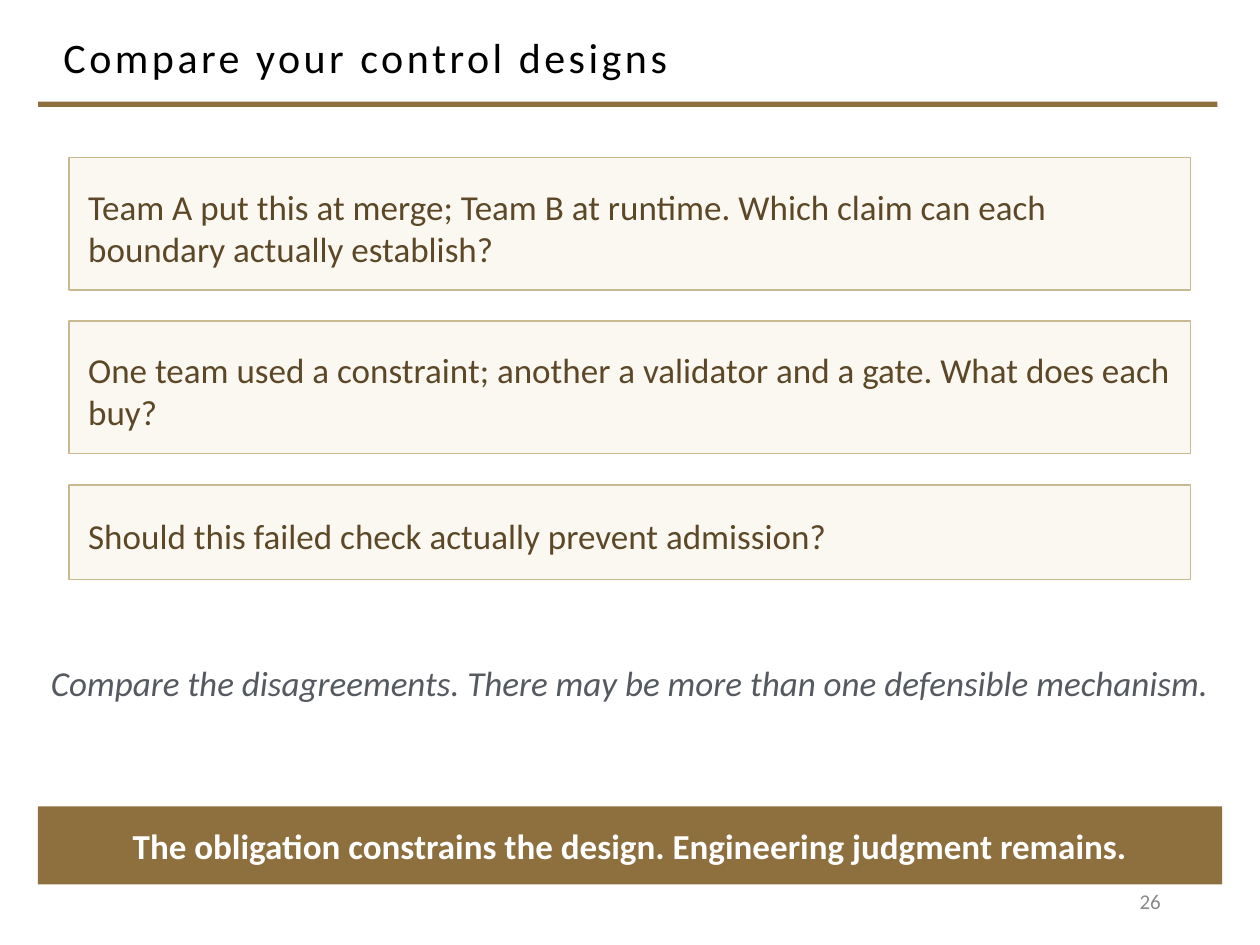
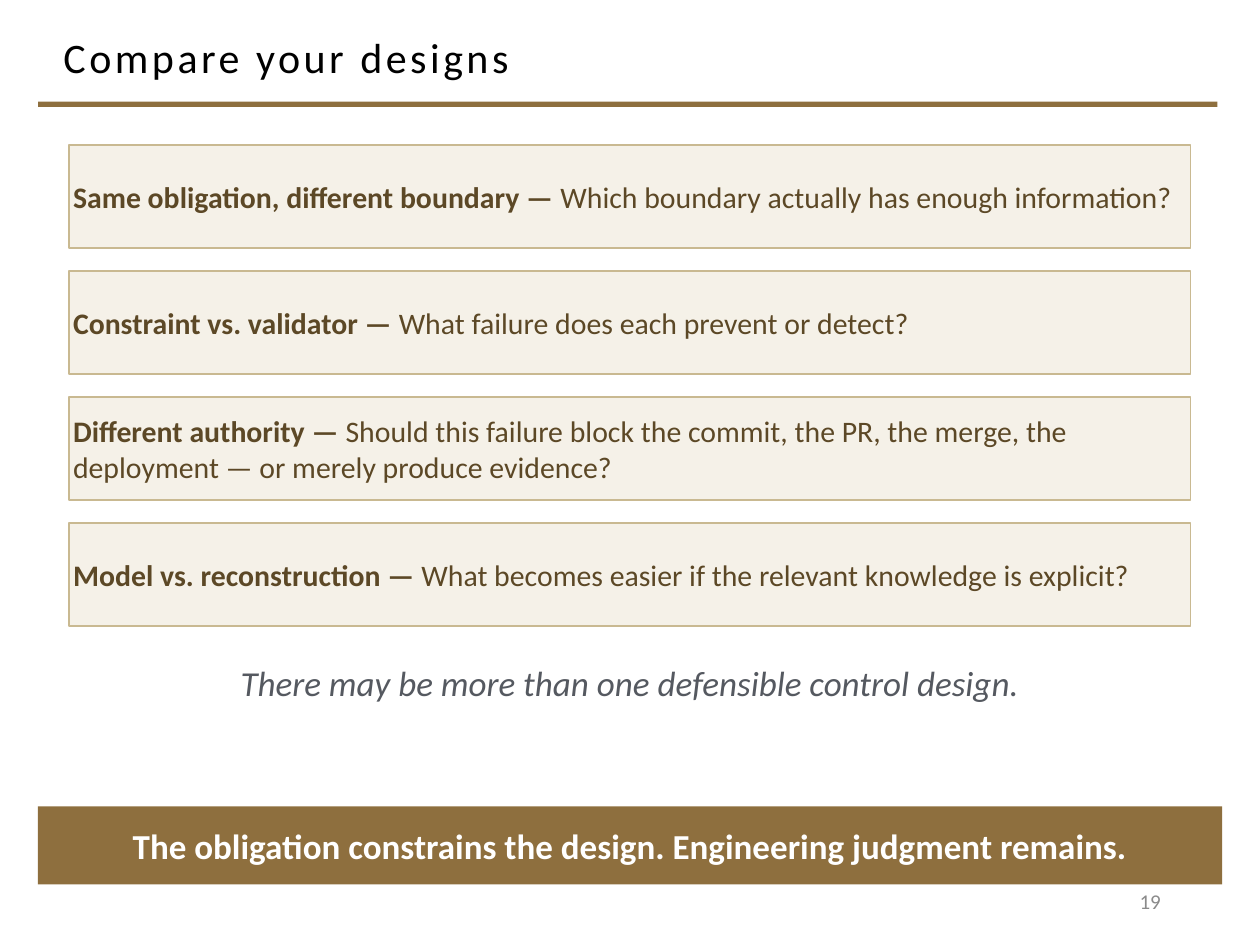
Before and after one commit to davisjam/model-based-agentic-software-engineering, a slide deck: slide 19 of course/lectures/act-2-delegation-and-control/03-alignment/2-3-Alignment.pptx (slide 26 before the commit). Drawn at 1260x945 pixels with LibreOffice and Linux fonts; fonts in the diff are those of the drawing; background and template pictures are left out. Boxes give left, top, right and bottom in pixels: in the first picture for what was removed or moved away, otherwise in the second. Text is boxed around its words. In the diff, an @@ line names an element or a change of style, - is before the commit and + after.

```diff
--- a/course/lectures/act-2-delegation-and-control/03-alignment/2-3-Alignment.pptx
+++ b/course/lectures/act-2-delegation-and-control/03-alignment/2-3-Alignment.pptx
@@ title at <box>63,43,508,81</box>: text changed @@
-Compare your control designs
+Compare your designs
@@ rectangle added at <box>69,145,1191,248</box>, fill #F5F1E8, outline #C9B991 1 pt, 17 pt, text #5C4826 @@
+Same obligation, different boundary — Which boundary actually has enough information?
@@ rectangle removed at <box>69,158,1191,290</box> @@
-Team A put this at merge; Team B at runtime. Which claim can each boundary actually establish?
@@ rectangle "Constraint vs. validator — What ...": place and size @@
-rectangle "Constraint vs. validator — What ..." at <box>69,321,1191,454</box>
+rectangle "Constraint vs. validator — What ..." at <box>69,271,1191,374</box>
@@ rectangle "Constraint vs. validator — What ..." at <box>69,271,1191,374</box>: fill #FBF8F2 to #F5F1E8 @@
@@ text in rectangle at <box>73,313,908,339</box>: text changed; size 20 to 17 pt @@
-One team used a constraint; another a validator and a gate. What does each buy?
+Constraint vs. validator — What failure does each prevent or detect?
@@ rectangle added at <box>69,397,1191,500</box>, fill #F5F1E8, outline #C9B991 1 pt, 17 pt, text #5C4826 @@
+Different authority — Should this failure block the commit, the PR, the merge, the deployment — or merely produce evidence?
@@ rectangle removed at <box>69,485,1191,580</box> @@
-Should this failed check actually prevent admission?
@@ rectangle added at <box>69,523,1191,626</box>, fill #F5F1E8, outline #C9B991 1 pt, 17 pt, text #5C4826 @@
+Model vs. reconstruction — What becomes easier if the relevant knowledge is explicit?
@@ text at <box>241,671,1018,702</box>: text changed @@
-Compare the disagreements. There may be more than one defensible mechanism.
+There may be more than one defensible control design.
@@ page number at <box>1140,895,1161,909</box>: text changed @@
-26
+19
```
Also in this commit, not shown: 13 other slides changed, 7 slides removed.
